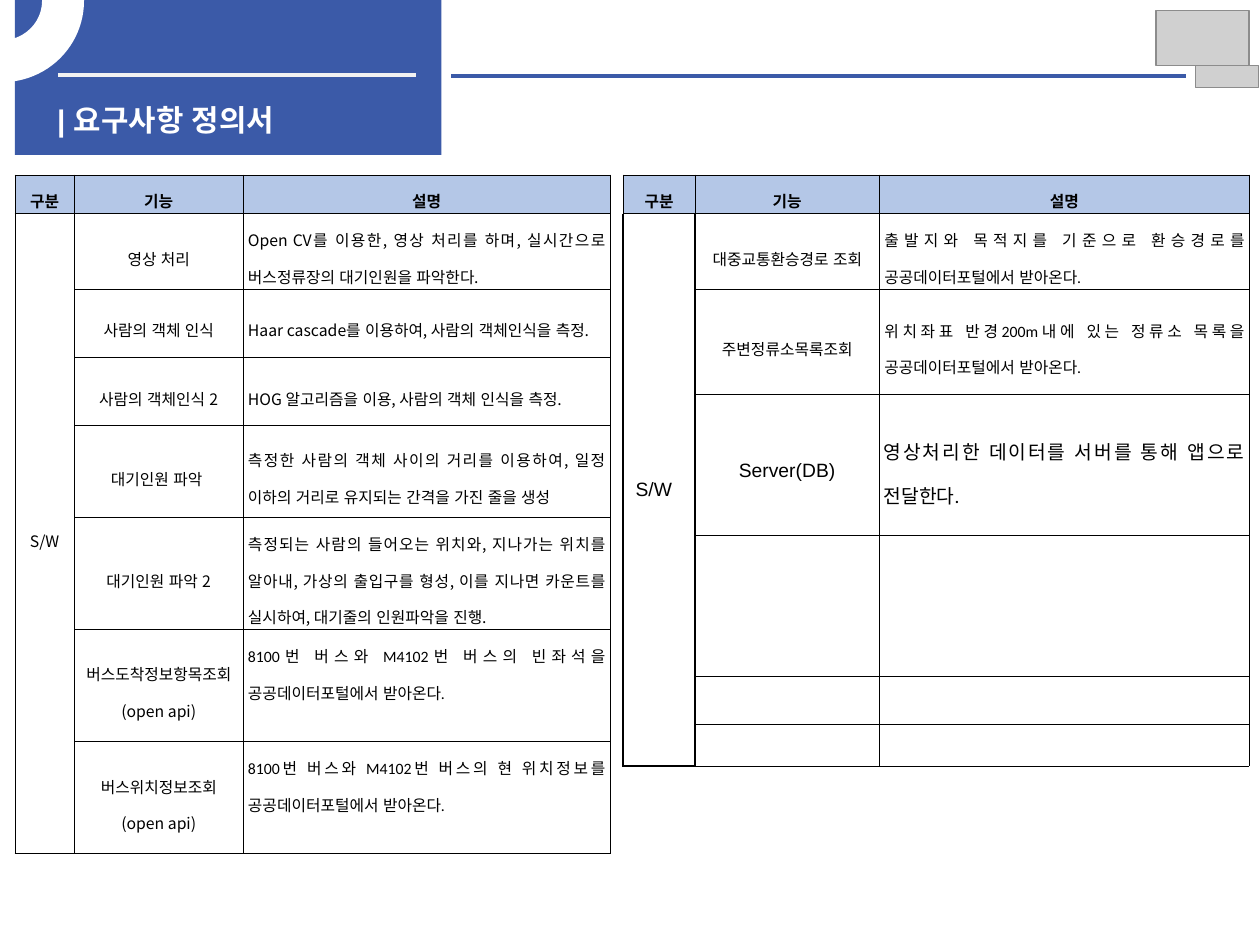
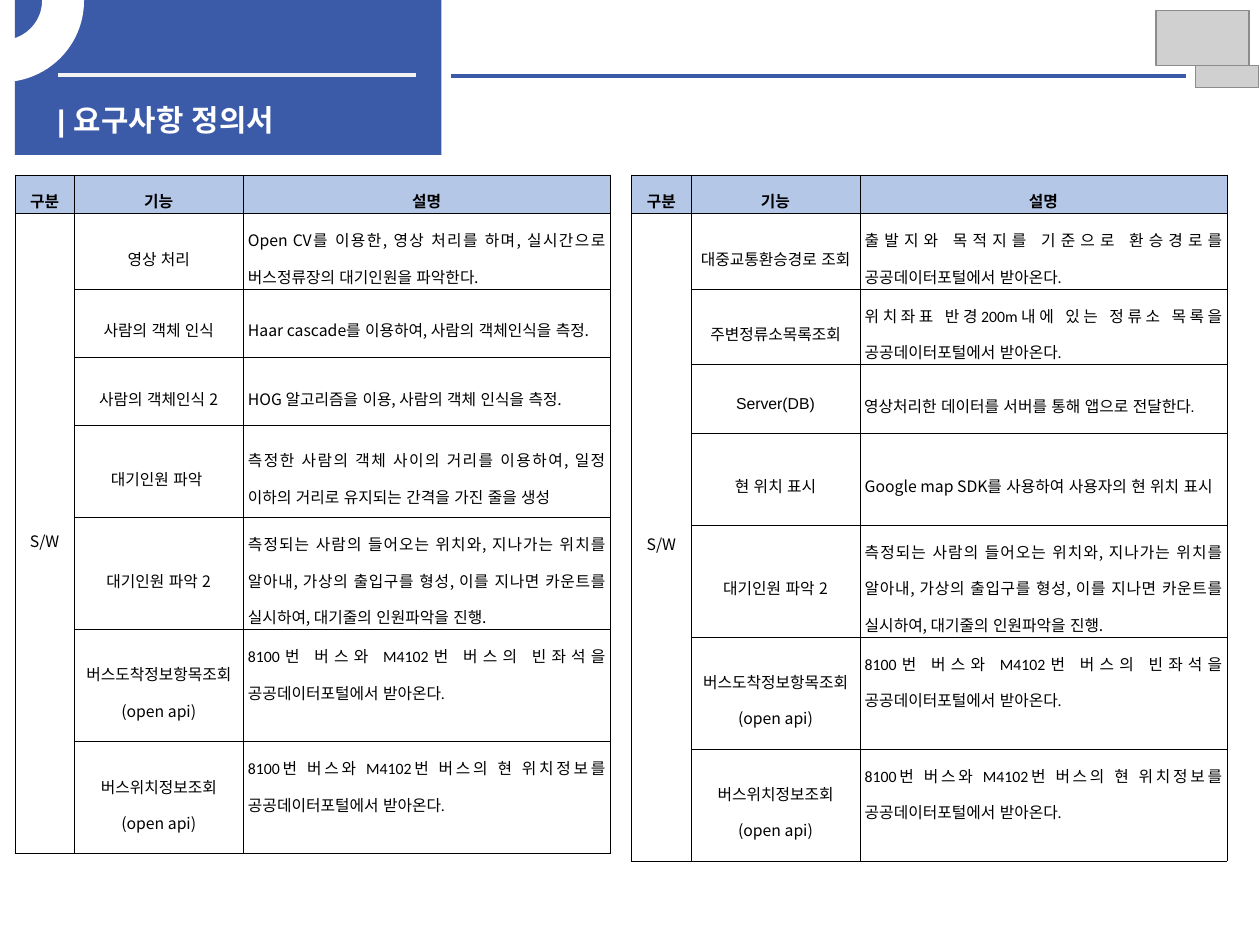
Before and after one commit to woojin1027/THE-FACO, a slide deck: slide 8 of 중간보고서/중간보고서.pptx. Drawn at 1260x945 pixels with LibreOffice and Linux fonts; fonts in the diff are those of the drawing; grey boxes stand for pictures. Boxes give left, top, right and bottom in pixels: in the first picture for what was removed or moved away, otherwise in the second. Text is boxed around its words. In the diff, an @@ line names an element or a change of style, - is before the commit and + after.

```diff
--- a/중간보고서/중간보고서.pptx
+++ b/중간보고서/중간보고서.pptx
@@ table at (x1=631, y1=175, x2=1226, y2=844) @@
-row 5:  |  | 
-row 6:  |  | 
-row 7:  |  | 
+row 5:  | 현 위치 표시 | Google map SDK를 사용하여 사용자의 현 위치 표시
+row 6:  | 대기인원 파악 2 | 측정되는 사람의 들어오는 위치와, 지나가는 위치를 알아내, 가상의 출입구를 형성, 이를 지나면 카운트를 실시하여, 대기줄의 인원파악을 진행.
+row 7:  | 버스도착정보항목조회 / (open api) | 8100번 버스와 M4102번 버스의 빈좌석을 공공데이터포털에서 받아온다.
+row 8:  | 버스위치정보조회 / (open api) | 8100번 버스와 M4102번 버스의 현 위치정보를 공공데이터포털에서 받아온다.
@@ table resized from (x1=622, y1=175, x2=1249, y2=751) to (x1=631, y1=175, x2=1226, y2=844) @@
```
Also in this commit, not shown: 9 other slides changed, 1 slide added, 5 other files.
